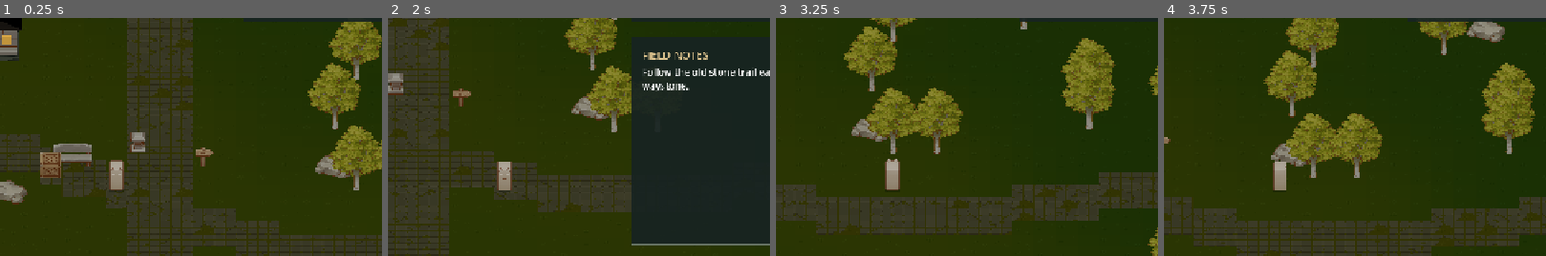
Above: before the commit, frames 1-4 (left to right).
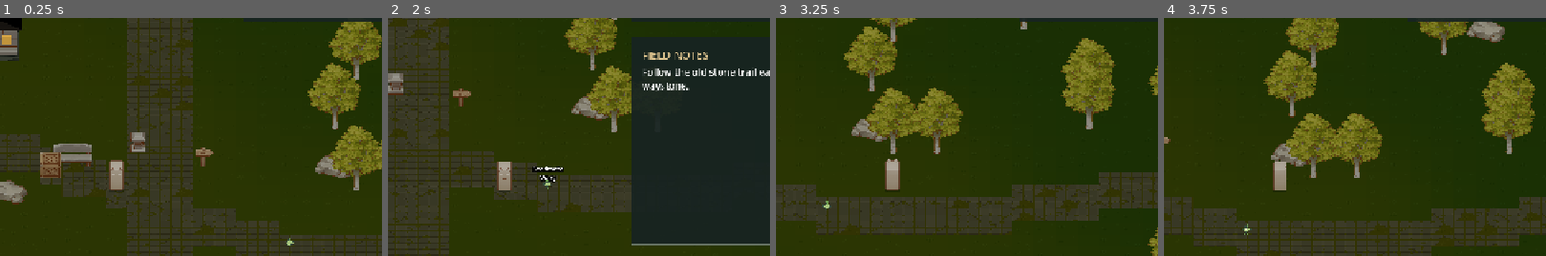
Above: after the commit, the same moments.

Repository: eliBrownn/SolHunterGodot
Game: Godot game, scene res://scenes/world_3d.tscn
Two runs of this game, one before a commit and one after it. Both use one fixed random seed, a clock stepped at 60 frames per second and the inputs below.
Inputs (mouse positions are % of the whole screen's width and height, from its top left):
- Up to frame 1 (0.25 s): no input
- Up to frame 2 (2 s): tap Enter at 0.5 s; move the mouse to (72, 45) at 0.52 s; hold D (east) 0.53-1.28 s; hold E (examine) 0.53-1.28 s; click (72, 45) at 0.67 s; move the mouse to (30, 55) at 1.27 s; hold S (south) from 1.28 s (still down); tap J (journal) at 1.35 s
- Up to frame 3 (3.25 s): move the mouse to (60, 28) at 2.02 s; release S (south) at 2.03 s; hold D (east) 2.03-2.78 s; hold E (examine) 2.03-2.78 s; move the mouse to (45, 70) at 2.77 s; hold W (north) from 2.78 s (still down); tap J (journal) at 2.85 s; click (45, 70) at 2.92 s
- Up to frame 4 (3.75 s): move the mouse to (80, 65) at 3.52 s; release W (north) at 3.53 s; hold A (west) from 3.53 s (still down); hold E (examine) from 3.53 s (still down)
The pictures show only the part of the screen within x 35-85%, y 14-64%; the shares and areas given below are measured in that part.

The runs differ from the first frame. In frame 1, less than 0.1% of the frame differs, in the area x 75-77%, y 92-96%; in frame 2, 0.3%, in the area x 37-46%, y 62-72%; in frame 3, less than 0.1%; in frame 4, less than 0.1%.

Commit message:
feat: present authored Sol sightings along the trail

Diff:
--- /dev/null
+++ b/resources/sighting_settings.tres
@@ -0,0 +1,11 @@
+[gd_resource type="Resource" script_class="SightingSettings" load_steps=2 format=3]
+
+[ext_resource type="Script" path="res://scripts/sighting_settings.gd" id="1"]
+
+[resource]
+script = ExtResource("1")
+enabled = true
+visible_radius = 14
+reaction_distance = 3
+bob_pixels = 1.0
+bob_cycles = 0.8
--- /dev/null
+++ b/scripts/authored_sightings.gd
@@ -0,0 +1,112 @@
+extends Node3D
+## Three original pixel placeholders over persistent authored individuals, not a wild generator.
+
+const ENTRIES := [
+	{"x": 8, "species": "seedmote", "name": "Seedmote", "lineage": "family_010", "class": "verdant", "affinity": "grove", "reaction": "Wary"},
+	{"x": 26, "species": "bramblepup", "name": "Bramblepup", "lineage": "family_001", "class": "beast", "affinity": "grove", "reaction": "Watching"},
+	{"x": 48, "species": "seedmote", "name": "Seedmote", "lineage": "family_010", "class": "verdant", "affinity": "gale", "reaction": "Guarding"}]
+
+var world: Node2D
+var settings: SightingSettings
+var members: Array[Dictionary] = []
+var elapsed := 0.0
+var textures: Dictionary = {}
+
+func bind(source: Node2D, tuning: SightingSettings) -> void:
+	world = source
+	settings = tuning if tuning != null and tuning.valid() else SightingSettings.new()
+	if settings != tuning:
+		push_warning("Invalid sighting tuning; using default sighting settings.")
+	world.rebuilt.connect(rebuild)
+	world.state_replaced.connect(initialize_individuals)
+	initialize_individuals(world.persistent_state)
+	rebuild()
+
+func initialize_individuals(_state: ExpeditionState) -> void:
+	# Content admission occurs only at explicit expedition initialization/load, never render rebuild.
+	if not settings.enabled:
+		return
+	for entry in ENTRIES:
+		var home := Vector2i(entry.x, world.terrain.trail_y(entry.x))
+		if not world.terrain.fits(home):
+			continue
+		var identity := SolIdentityContract.make(world.terrain.world_seed, home, entry.species)
+		if not world.persistent_state.individual_view(identity).is_empty():
+			continue
+		var definition := SolSpeciesDefinition.new()
+		definition.species_id = entry.species
+		definition.lineage_id = entry.lineage
+		definition.class_id = entry["class"]
+		world.persistent_state.register_individual(definition, home, entry.affinity)
+
+func rebuild() -> void:
+	for member in members:
+		member.sprite.free()
+	members.clear()
+	elapsed = 0.0
+	if not settings.enabled:
+		return
+	for entry in ENTRIES:
+		var home := Vector2i(entry.x, world.terrain.trail_y(entry.x))
+		if not world.terrain.fits(home):
+			continue # Never relocate an identity or overwrite terrain to fit a visual.
+		var identity := SolIdentityContract.make(world.terrain.world_seed, home, entry.species)
+		var record: Dictionary = world.persistent_state.individual_view(identity)
+		if identity.is_empty() or record.get("location") != "wild":
+			continue
+		var sprite := Sprite3D.new()
+		sprite.texture = texture_for(entry.species)
+		sprite.pixel_size = 1.0 / 24.0
+		sprite.billboard = BaseMaterial3D.BILLBOARD_ENABLED
+		sprite.texture_filter = BaseMaterial3D.TEXTURE_FILTER_NEAREST
+		sprite.shaded = false
+		sprite.cast_shadow = GeometryInstance3D.SHADOW_CASTING_SETTING_OFF
+		sprite.offset.y = 9
+		add_child(sprite)
+		var label := Label3D.new()
+		label.billboard = BaseMaterial3D.BILLBOARD_ENABLED
+		label.font_size = 24
+		label.pixel_size = 0.012
+		label.position.y = 1.1
+		label.no_depth_test = false
+		sprite.add_child(label)
+		members.append({"id": identity, "home": home, "sprite": sprite, "label": label, "entry": entry})
+	sync_views()
+
+func texture_for(species: String) -> Texture2D:
+	if textures.has(species):
+		return textures[species]
+	# Original code-native pixel silhouettes; not copied source artwork or final species art.
+	var rows := ["................", ".......gg.......", "......ggg.......", ".....ddgg.......", "....dddddd......", "...ddllllld.....", "...dllwllwld....", "...dllllllld....", "....dlllld......", ".....dddd.......", "......dd........", ".....g..g.......", "................", "................", "................", "................"]
+	if species == "bramblepup":
+		rows = ["................", "...dd......dd...", "...dld....dld...", "...dlllddllld...", "....dlllllld....", "...dlwllllwld...", "...dlllllllld...", "....dllllddd....", ".....dddd.......", "....dllllld.....", "...dllllllld....", "...ddllllldd....", "....dd..dd......", "....dd..dd......", "................", "................"]
+	var palette := {"d": Color("354b3c"), "l": Color("a8c77f"), "g": Color("6d9b51"), "w": Color("fff2cd")}
+	var image := Image.create(16, 16, false, Image.FORMAT_RGBA8)
+	image.fill(Color.TRANSPARENT)
+	for y in range(16):
+		for x in range(16):
+			var key: String = rows[y][x]
+			if palette.has(key):
+				image.set_pixel(x, y, palette[key])
+	textures[species] = ImageTexture.create_from_image(image)
+	return textures[species]
+
+func _process(delta: float) -> void:
+	if not world.paused and not world.smoke_mode:
+		elapsed += delta
+	sync_views()
+
+func sync_views() -> void:
+	var safe := settings != null and settings.valid() and settings.enabled
+	for member in members:
+		var difference: Vector2i = member.home - world.cell
+		var available: bool = world.persistent_state.individual_view(member.id).get("location") == "wild"
+		member.sprite.visible = safe and available and Vector2(difference).length() <= settings.visible_radius
+		if not member.sprite.visible:
+			continue
+		var relative: Vector2 = world.center(member.home) - world.camera.position
+		member.sprite.position = Vector3(relative.x / 32.0, 0.08, relative.y / 32.0)
+		member.sprite.offset.y = 9 + sin(elapsed * TAU * settings.bob_cycles + member.home.x) * settings.bob_pixels
+		var reacting: bool = absi(difference.x) + absi(difference.y) <= settings.reaction_distance
+		member.label.visible = reacting
+		member.label.text = member.entry.name + "\n" + member.entry.reaction if reacting else ""
--- /dev/null
+++ b/scripts/sighting_settings.gd
@@ -0,0 +1,17 @@
+class_name SightingSettings
+extends Resource
+## Presentation tuning for the provisional authored sightings; never changes home IDs.
+
+## Show/register the three authored trail sightings. Disabling hides them without deleting saved individuals.
+@export var enabled := true
+## Maximum visible distance from the player, in cells. Re-evaluated while exploring.
+@export_range(4, 32) var visible_radius := 14
+## Manhattan distance at which a Sol visibly reacts. This changes posture labels, not aggression or combat rules.
+@export_range(1, 6) var reaction_distance := 3
+## Height of the subtle idle bob in original sprite pixels. Zero disables bobbing.
+@export_range(0.0, 3.0, 0.25) var bob_pixels := 1.0
+## Idle animation cycles per active second. Pausing freezes animation.
+@export_range(0.1, 3.0, 0.1) var bob_cycles := 0.8
+
+func valid() -> bool:
+	return SolSpeciesDefinition.whole(visible_radius, 4, 32) and SolSpeciesDefinition.whole(reaction_distance, 1, 6) and is_finite(bob_pixels) and bob_pixels >= 0 and bob_pixels <= 3 and is_finite(bob_cycles) and bob_cycles >= 0.1 and bob_cycles <= 3
--- a/scripts/world_plane.gd
+++ b/scripts/world_plane.gd
@@ -13,6 +13,8 @@
 @export var climate_settings: ClimateSettings = preload("res://resources/climate_settings.tres")
 ## Natural recovery timing, strength, and CPU work budget; applies to loaded worlds too.
 @export var vastra_settings: VastraSettings = preload("res://resources/vastra_settings.tres")
+## Display range, proximity reactions, and idle animation for the provisional authored trail Sols.
+@export var sighting_settings: SightingSettings = preload("res://resources/sighting_settings.tres")
 
 @export_group("Camera")
 ## Degrees above the ground plane. Smaller is lower; 35 preserves the selected low-angle presentation. Applied at startup.
@@ -25,6 +27,7 @@
 var world: Node2D
 var target_size := 22.0
 var player_billboard: Sprite3D
+var sightings: Node3D
 var capture_directory := "res://artifacts"
 
 func _ready() -> void:
@@ -61,6 +64,9 @@
 	player_billboard = ActorBillboard.new()
 	add_child(player_billboard)
 	player_billboard.bind(world.explorer, world.camera)
+	sightings = preload("res://scripts/authored_sightings.gd").new()
+	add_child(sightings)
+	sightings.bind(world, sighting_settings)
 	# Match the 2D ground projection to a tilted plane while preserving pixel assets.
 	if OS.get_cmdline_user_args().has("--capture"):
 		_capture.call_deferred()
--- /dev/null
+++ b/tests/authored_sightings.gd
@@ -0,0 +1,91 @@
+extends SceneTree
+
+var checks := 0
+var failures := 0
+
+func check(condition: bool, message: String) -> void:
+	checks += 1
+	if not condition:
+		failures += 1
+		push_error(message)
+
+func _initialize() -> void:
+	create_timer(120).timeout.connect(func() -> void: quit(1))
+	run.call_deferred()
+
+func run() -> void:
+	var scene: Node3D = (load("res://scenes/world_3d.tscn") as PackedScene).instantiate()
+	scene.sighting_settings = SightingSettings.new()
+	root.add_child(scene)
+	var world: Node2D = scene.world
+	world.smoke_mode = true
+	var sightings: Node3D = scene.sightings
+	check(sightings.members.size() == 3 and world.persistent_state.counts().individuals == 3, "The main scene contains exactly three authored persistent individuals")
+	var identities: Array[String] = []
+	for member in sightings.members:
+		identities.append(member.id)
+		check(world.terrain.fits(member.home) and member.home.y == world.terrain.trail_y(member.home.x), "Authored sightings use existing clear dry trail cells without terrain edits")
+		check(member.sprite.billboard == BaseMaterial3D.BILLBOARD_ENABLED and member.sprite.texture_filter == BaseMaterial3D.TEXTURE_FILTER_NEAREST, "Sol placeholders remain upright nearest-filtered pixel sprites")
+	var first: Dictionary = sightings.members[0]
+	world.cell = first.home + Vector2i(0, -1)
+	world.explorer.position = world.center(world.cell)
+	world.camera.position = world.explorer.position
+	sightings.sync_views()
+	check(first.sprite.visible and first.label.visible and first.label.text.contains("Wary"), "Approaching a sighting reveals its provisional name and reaction")
+	var before: Dictionary = world.persistent_state.snapshot()
+	world.rebuild_world()
+	check(world.persistent_state.snapshot() == before and sightings.members.size() == 3, "Render rebuild retains the same individuals rather than generating copies")
+	for index in range(3):
+		check(sightings.members[index].id == identities[index], "Stable home identity survives view reconstruction")
+	world.paused = true
+	var phase: float = sightings.elapsed
+	sightings._process(2.0)
+	check(sightings.elapsed == phase, "Pause freezes sighting animation")
+	world.paused = false
+	world.smoke_mode = false
+	sightings._process(0.25)
+	check(is_equal_approx(sightings.elapsed, phase + 0.25), "Active exploration advances animation without ecological mutation")
+	world.smoke_mode = true
+	world.cell = Vector2i(-100, -100)
+	sightings.sync_views()
+	check(not sightings.members[0].sprite.visible, "Inspector visibility range bounds distant display independently of saved records")
+	world.cell = sightings.members[0].home + Vector2i(0, -1)
+	world.camera.position = world.center(world.cell)
+	sightings.sync_views()
+	world.persistent_state.acquire(identities[0], "party")
+	sightings.sync_views()
+	check(not sightings.members[0].sprite.visible, "An acquired individual immediately disappears from the wild presentation")
+	var path := "user://authored-sightings-%d.json" % Time.get_ticks_usec()
+	world.save_game(path)
+	before = world.persistent_state.snapshot()
+	world.new_expedition(42)
+	world.load_game(path)
+	check(world.persistent_state.snapshot() == before and sightings.members.size() == 2, "Live reload preserves ownership and does not refill the acquired authored home")
+	check(world.persistent_state.individual_view(identities[0]).location == "party" and world.persistent_state.counts().individuals == 3, "Loading retains exactly one copy of every authored individual")
+	for seed_value in [1, 17, 88881, 2147483646]:
+		world.new_expedition(seed_value)
+		check(sightings.members.size() == 3, "Authored route-margin placement remains legal across representative seeds")
+		for member in sightings.members:
+			check(world.terrain.fits(member.home), "Authored homes never occupy blocked terrain")
+	scene.sighting_settings.enabled = false
+	sightings.rebuild()
+	check(sightings.members.is_empty() and world.persistent_state.counts().individuals == 3, "Disabling the prototype hides views without deleting saved Sols")
+	scene.sighting_settings.enabled = true
+	sightings.rebuild()
+	check(sightings.members.size() == 3 and world.persistent_state.counts().individuals == 3, "Re-enabling the view cannot reroll or duplicate identities")
+	if OS.get_cmdline_user_args().has("--capture-sightings") and DisplayServer.get_name() != "headless":
+		world.new_expedition(17)
+		world.cell = sightings.members[0].home + Vector2i(-2, -1)
+		world.rebuild_world()
+		sightings.sync_views()
+		DirAccess.make_dir_recursive_absolute("res://artifacts/sightings")
+		for frame in range(5):
+			await process_frame
+		await RenderingServer.frame_post_draw
+		get_root().get_texture().get_image().save_png("res://artifacts/sightings/seedmote.png")
+	for suffix in ["", ".bak", ".tmp"]:
+		if FileAccess.file_exists(path + suffix):
+			DirAccess.remove_absolute(path + suffix)
+	scene.free()
+	print("AUTHORED SIGHTINGS: %d checks, %d failures." % [checks, failures])
+	quit(0 if failures == 0 else 1)
--- a/tests/persistent_foundation.gd
+++ b/tests/persistent_foundation.gd
@@ -145,6 +145,8 @@
 
 func verify_live_persistence() -> void:
 	var scene: Node3D = (load("res://scenes/world_3d.tscn") as PackedScene).instantiate()
+	scene.sighting_settings = SightingSettings.new()
+	scene.sighting_settings.enabled = false # Isolate the legacy empty-domain fixture.
 	root.add_child(scene)
 	var world: Node2D = scene.world
 	world.smoke_mode = true
--- a/tests/population_summary.gd
+++ b/tests/population_summary.gd
@@ -115,6 +115,8 @@
 
 func verify_persistence() -> void:
 	var scene: Node3D = (load("res://scenes/world_3d.tscn") as PackedScene).instantiate()
+	scene.sighting_settings = SightingSettings.new()
+	scene.sighting_settings.enabled = false # This suite publishes only its explicit home fixture.
 	root.add_child(scene)
 	var world: Node2D = scene.world
 	world.smoke_mode = true
--- a/tests/vastra_natural.gd
+++ b/tests/vastra_natural.gd
@@ -187,6 +187,8 @@
 
 func verify_live_scene() -> void:
 	var scene: Node3D = (load("res://scenes/world_3d.tscn") as PackedScene).instantiate()
+	scene.sighting_settings = SightingSettings.new()
+	scene.sighting_settings.enabled = false # Keep the manually replaced recovery fixture content-free.
 	root.add_child(scene)
 	var world: Node2D = scene.world
 	world.smoke_mode = true
Not shown, added: scripts/authored_sightings.gd.uid
Not shown, added: scripts/sighting_settings.gd.uid
Not shown, added: tests/authored_sightings.gd.uid
Not shown, added: docs/authored-sol-sightings.md
Not shown, changed: docs/development-plan.md
Not shown, changed: docs/inspector-tuning.md
Not shown, changed: tools/validate.ps1
